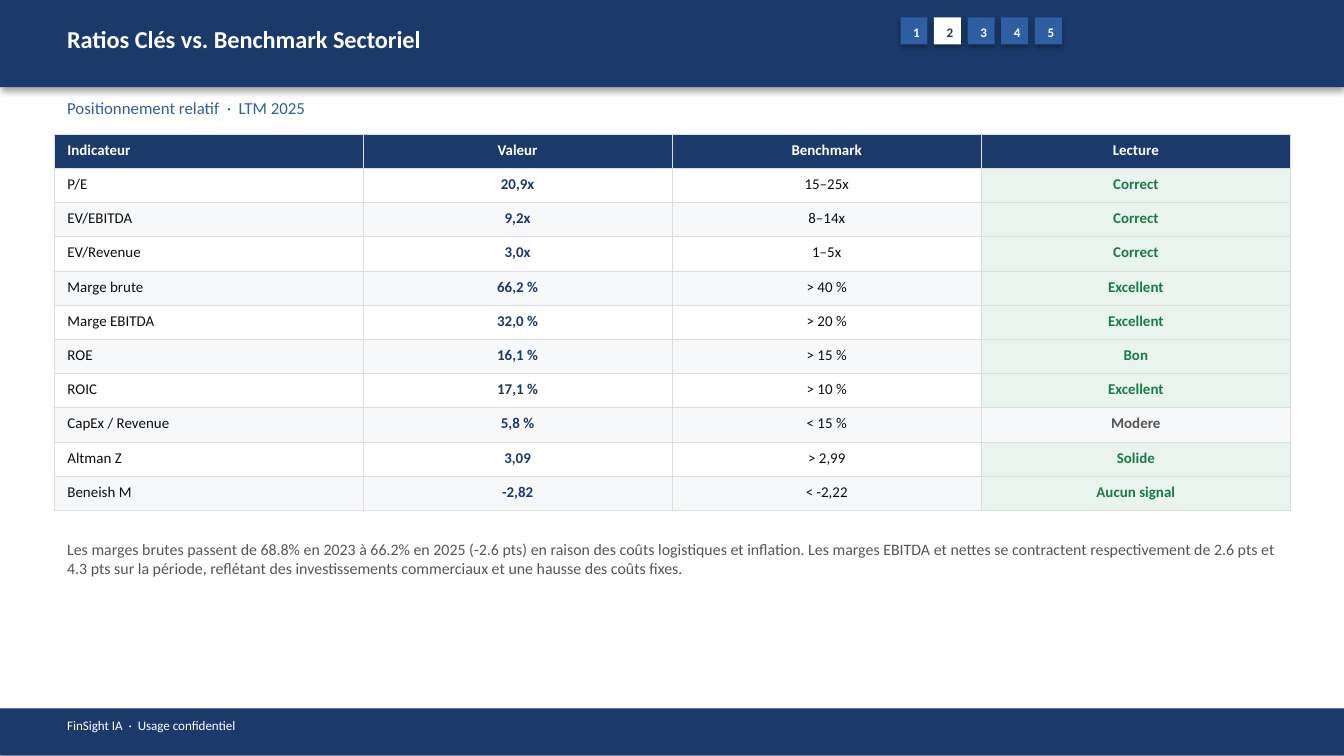
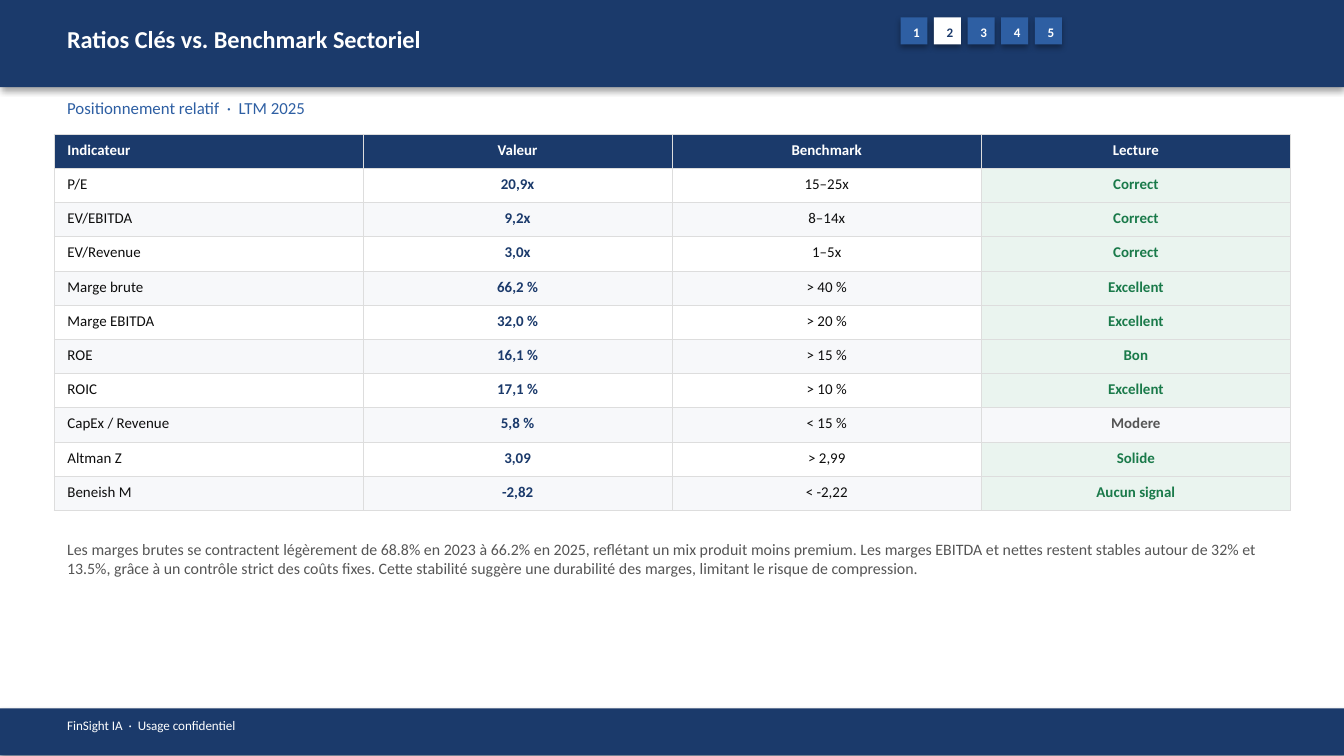
Before and after one commit to baptistejeh07-art/finsight-ia, a slide deck: slide 10 of preview/MC.PA/MC.PA_pitchbook.pptx. Drawn at 1344x756 pixels with LibreOffice and Linux fonts; fonts in the diff are those of the drawing. Boxes give left, top, right and bottom in pixels: in the first picture for what was removed or moved away, otherwise in the second. Text is boxed around its words. In the diff, an @@ line names an element or a change of style, - is before the commit and + after.

```diff
--- a/preview/MC.PA/MC.PA_pitchbook.pptx
+++ b/preview/MC.PA/MC.PA_pitchbook.pptx
@@ text at [67, 544, 1255, 577]: text changed @@
-Les marges brutes passent de 68.8% en 2023 à 66.2% en 2025 (-2.6 pts) en raison des coûts logistiques et inflation. Les marges EBITDA et nettes se contractent respectivement de 2.6 pts et 4.3 pts sur la période, reflétant des investissements commerciaux et une hausse des coûts fixes.
+Les marges brutes se contractent légèrement de 68.8% en 2023 à 66.2% en 2025, reflétant un mix produit moins premium. Les marges EBITDA et nettes restent stables autour de 32% et 13.5%, grâce à un contrôle strict des coûts fixes. Cette stabilité suggère une durabilité des marges, limitant le risque de compression.
```
Also in this commit, not shown: 12 other slides changed, 6 other files.
